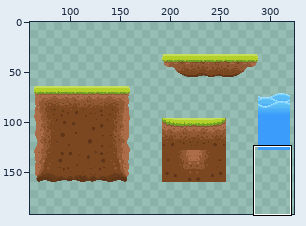
File history of a sprite sheet, assets/tileset.png. The picture above shows the old version from afar; the outline marks the close-up.
Close-up. Before:
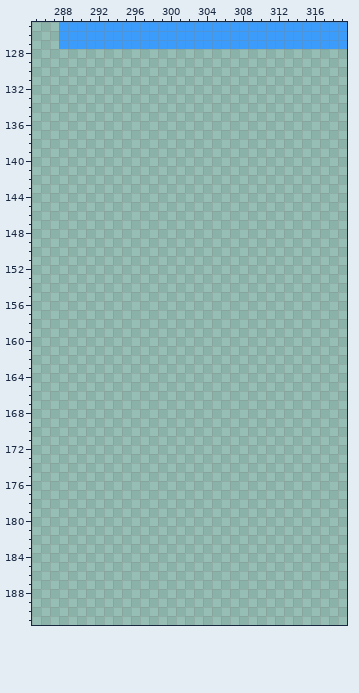
The file is 384x192 pixels. Pixels under 10% opacity are left out. Colours within 5 levels of each other are drawn and written as one. Shown: x 285..319, y 125..191. The wide view leaves out empty margins. The commit also changed other parts of the picture, which this record leaves out.
Once edited:
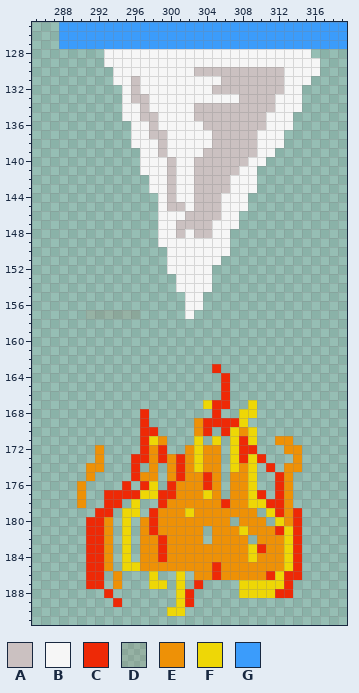
Palette (. is transparent): A #cbc1c1  B #f6f6f6  C #ee2906  D #945a311f  E #ee9106  F #eed706  G #3b9cfb
Difference:
Changed rows in their new state; - is an unchanged pixel.
first column x 291:
128 --BBBBBBBBBBBBBBBBBBBBBBB-
129 --BBBBBBBBBBBBBBBBBBBBBBBB
130 ---BBBBBBBBBAAAAAAAAAABBBB
131 ---BBABBBBBBBBBAAAAAAABBB-
132 ----BABBBBBBBBAAAAAAAABB--
133 ----BAABBBBBBBBBBAAAABBB--
134 ----BBABBBBBAAAAAAAAABBB--
135 ----BBAABBBBAAAAAAAABBB---
136 -----BBABBBBBAAAAAAABBB---
137 -----BBAABBBBBAAAAABBB----
138 -----BBBABBBBBAAAAABBB----
139 ------BBABBBBAAAAAABB-----
140 ------BBBABBAAAAAABB------
141 ------BBBABBAAAAABB-------
142 -------BBABBAAAABBB-------
143 -------BBABBAAAABBB-------
144 --------BABBAAABBB--------
145 --------BAABAAABBB--------
146 --------BBBAAAABB---------
147 --------BBAAAABBB---------
148 --------BBABAABB----------
149 --------BBBBBBBB----------
150 ---------BBBBBBB----------
151 ---------BBBBBB-----------
152 ---------BBBBB------------
153 ----------BBBB------------
154 ----------BBBB------------
155 -----------BB-------------
156 -----------BB-------------
157 DDDDDD-----B--------------
first column x 290:
163 ---------------C---------
164 ----------------C--------
165 ----------------C--------
166 ----------------C--------
167 --------------FCC--F-----
168 -------C-------C--FF-----
169 -------C-----ECCCCF------
170 -------CC----EC-CFEF-----
171 -------CFE---F-F-FCF--EE-
172 --E----CEC--EFEE-FCC---EE
173 --E---CCECECEFEE-FCFC---E
174 -EE---C-E-ECEFEE-FEF-C-EE
175 -E----CEE-ECEECE-EEF--CE-
176 E----C-CF-CEEECE-EEF--CE-
177 E--CCCCFFCCEEEFE-EEFC-CE-
178 E--CC-F--CEEEEEECEEFFCCE-
179 --CC-FF-CEEEFEEEEEEE-FCEC
180 -CCE-F-ECEEEEEEEE-EEE-FEC
181 -CCE-F-ECEEEEE-EEEFEEECFC
182 -CCE-F-EECEEEE-EEEE-EEEFC
183 -CCE-F-EECEEEEEEEEEFCEEFC
184 -CCE-F-EECEEEEEEEEEFEEEFC
185 -CCE-FFEEEEEEEECEEEEEEEFC
186 -CC-E---F--F-EECEEEEECFCC
187 -CC-E---FF-F-C----FFFFFC-
188 ---C-------FC-----FFFFCC-
189 ----C------FC------------
190 ----------FF-------------
Boxes around the changes in both close-ups, in picture pixels (x1, y1, x2, y2):
added: (86, 49, 320, 319)
added: (77, 364, 302, 616)
